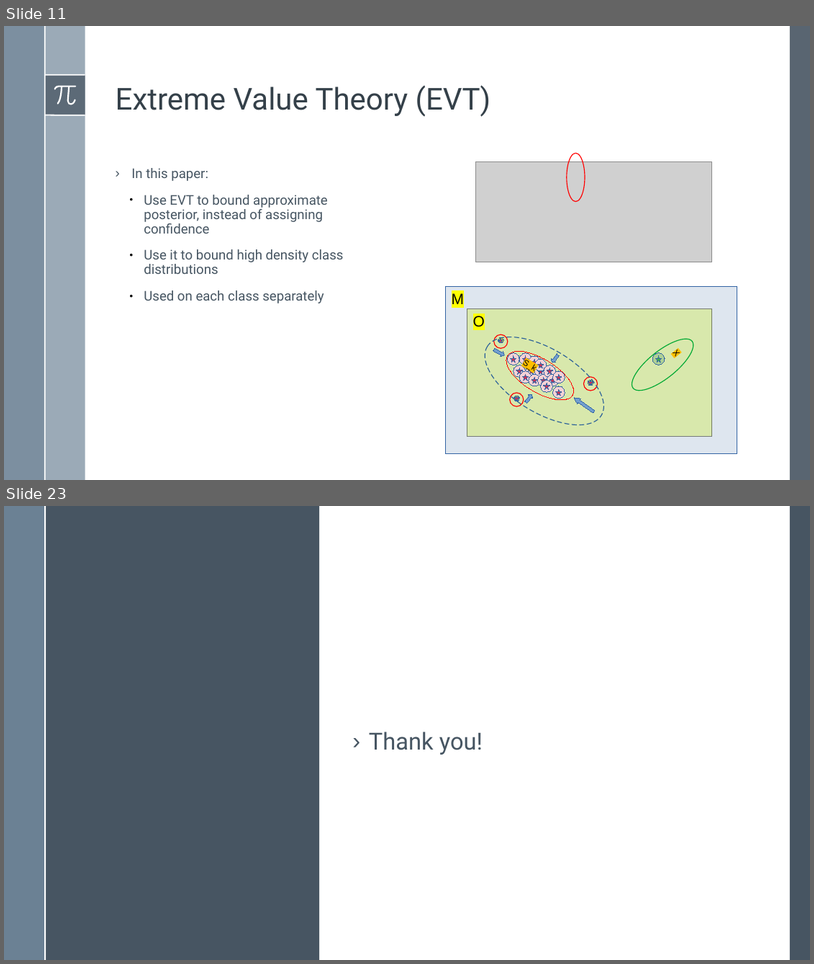
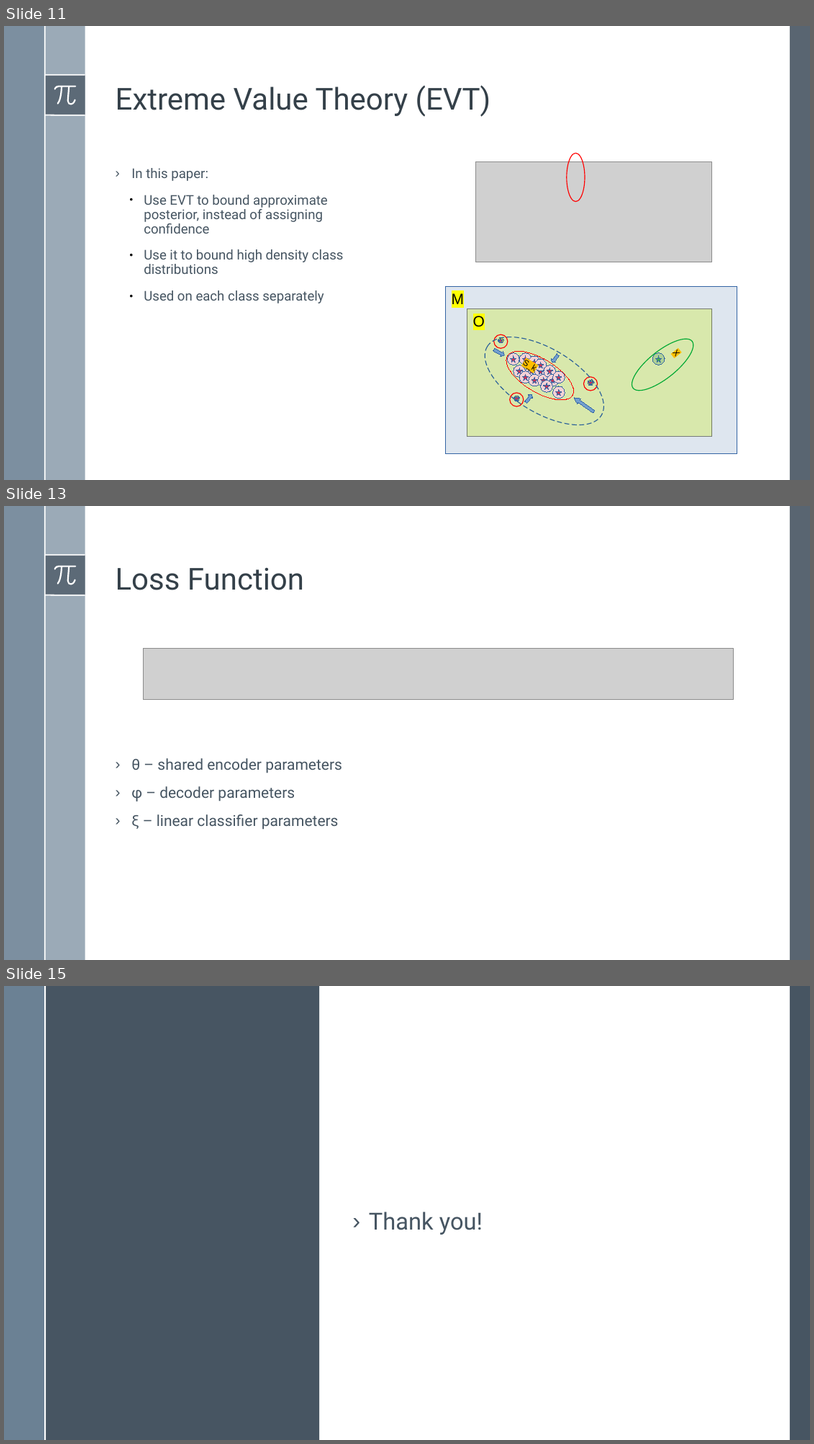
Before and after one commit to BardiaMojra/presentations, a slide deck: unified_probabilistic_deep_continual_learning_through_generative_replay_and_open_set_recognition/presentation.odp. Shown one above the other, each under a label of ours: slides 11 and 23 before the commit, slides 11, 13 and 15 after it; the slides between them are not shown. The pictures are 814x964 and 814x1444 pixels, drawn with LibreOffice and Linux fonts; fonts in the diff are those of the drawing; grey boxes stand for pictures. Boxes give left, top, right and bottom in pixels: in the first picture for what was removed or moved away, otherwise in the second. Text is boxed around its words. In the diff, an @@ line names an element or a change of style, - is before the commit and + after.

```diff
--- a/unified_probabilistic_deep_continual_learning_through_generative_replay_and_open_set_recognition/presentation.odp
+++ b/unified_probabilistic_deep_continual_learning_through_generative_replay_and_open_set_recognition/presentation.odp
@@ slide 13 added at box(4, 506, 810, 960), background #FFFFFF; not listed: 8 template elements that a slide beside it also shows @@
@@ text added at box(116, 568, 304, 590), 36 pt, text #344049 @@
+Loss Function
@@ picture added at box(143, 648, 733, 700) @@
@@ text added at box(131, 758, 342, 829), 18 pt, text #465562 @@
+› θ – shared encoder parameters
+› φ – decoder parameters
+› ξ – linear classifier parameters
@@ what was slide 23 is now slide 15 @@
```
Also in this commit, not shown: 3 slides changed, 2 other slides added, 11 slides removed, 1 other file.
